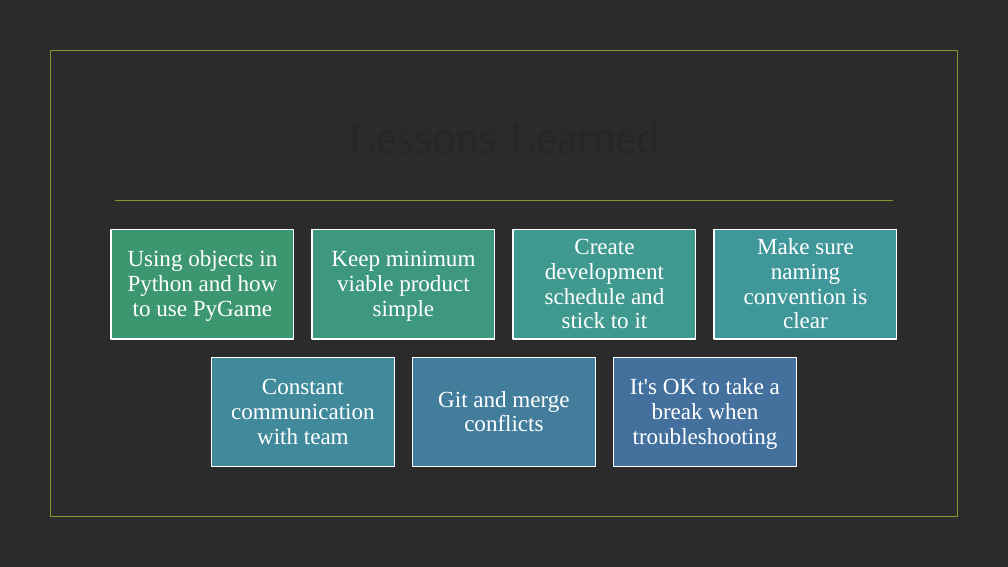
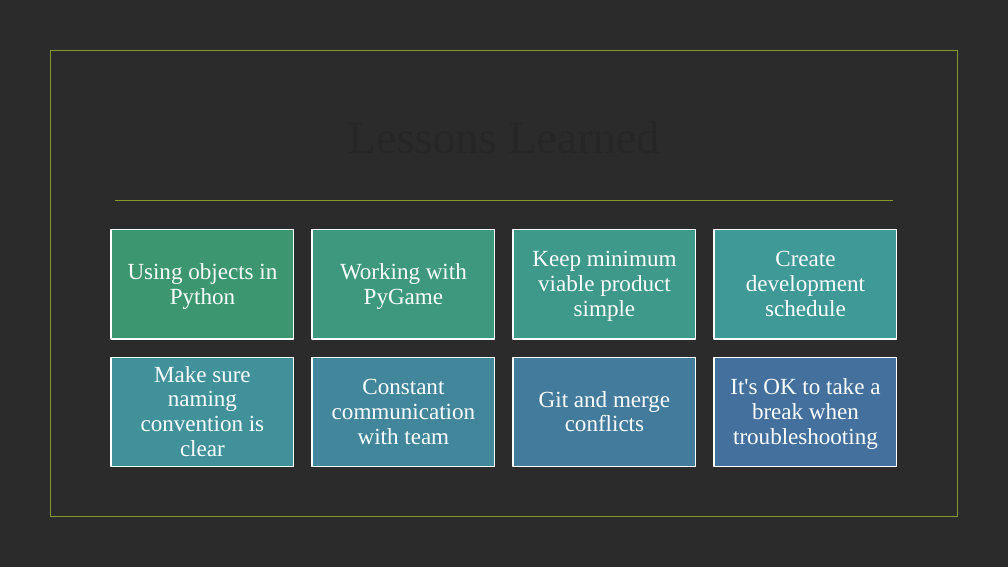
Before and after one commit to vdenys93/scrabble, a slide deck: slide 7 of TechWise_Team_4_-_Project_1_Presentation.pptx. Drawn at 1008x567 pixels with LibreOffice and Linux fonts; fonts in the diff are those of the drawing; background and template pictures are left out; a plain dark background stands for a picture behind light text. Boxes give left, top, right and bottom in pixels: in the first picture for what was removed or moved away, otherwise in the second. Text is boxed around its words. In the diff, an @@ line names an element or a change of style, - is before the commit and + after.

Commit message:
Replace TechWise_Team_4_-_Project_1_Presentation.pptx - Updated Lessons Learned tab

```diff
--- a/TechWise_Team_4_-_Project_1_Presentation.pptx
+++ b/TechWise_Team_4_-_Project_1_Presentation.pptx
@@ rectangle at (312, 229, 495, 339): fill #3D987F to #3D987D @@
@@ text "Keep minimum viable product simple": place and size @@
-text "Keep minimum viable product simple" at (331, 250, 476, 321)
+text "Keep minimum viable product simple" at (532, 250, 677, 321)
@@ rectangle at (513, 229, 696, 339): fill #3F998E to #3E998A @@
@@ rectangle at (715, 229, 898, 339): fill #40979A to #3F9A97 @@
@@ text at (128, 263, 277, 309): text changed @@
-Using objects in Python and how to use PyGame
+Using objects in Python
@@ text added at (340, 263, 467, 309), 22 pt, text #FFFFFF @@
+Working with PyGame
@@ text at (746, 250, 865, 316): text changed @@
-Create development schedule and stick to it
+Create development schedule
@@ text "Make sure naming convention is ...": place and size @@
-text "Make sure naming convention is ..." at (744, 238, 867, 328)
+text "Make sure naming convention is ..." at (141, 366, 264, 456)
@@ rectangle added at (111, 357, 294, 467), fill #41919A, outline #FFFFFF 1.25 pt @@
@@ rectangle at (312, 357, 495, 467): fill #418A9B to #42869B @@
@@ 3 texts, 3 rectangles: place and size @@
-3 texts, 3 rectangles at (212, 357, 797, 467)
+3 texts, 3 rectangles at (312, 357, 898, 467)
@@ rectangle at (513, 358, 696, 467): fill #437D9C to #437B9C @@
```
